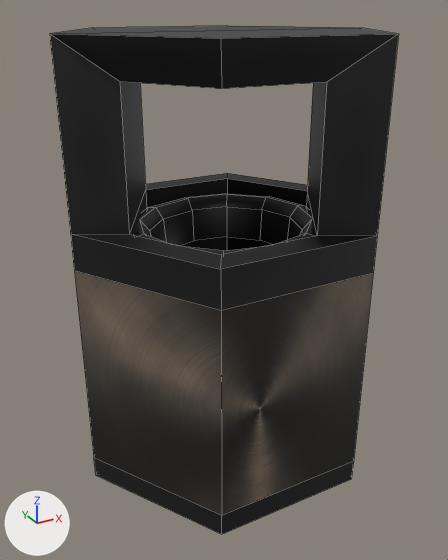
An edit to the FBX model Assets/Prefab/Trashcan.fbx, drawn before and after from the same camera.
Before and after are seen from a 50 mm camera at (-0.1989, -0.3604, 0.1632) aimed at (-0.0036, -0.0052, -0.0144). Lighting does not change. The marker at lower left points along +X, +Y and +Z. Mesh edges are drawn as thin lines. Where no turn or scale is listed for an object, it has been applied to the vertices.

In view in the first picture: 'trashcontainer', 'trashcontainer1'.
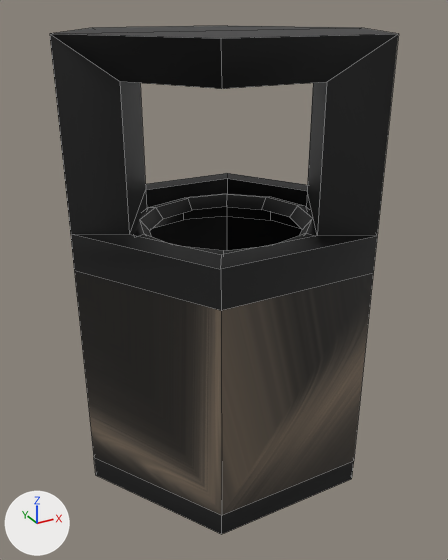
Location of each change, (x1, y1, x2, y2) in pixels of the pictures (448 x 560 px):
part 1 of me_mesh_001, surface changed
    both: (74, 237, 374, 516)
part 2 of me_mesh, deleted (black)
    before: (150, 207, 302, 245)

The edits, one by one:
me_mesh_001 is used by ob_trashcontainer; location (0.0, 0.0, 0.0).
me_mesh_001 had 54 vertices, 54 faces and spanned x -0.108..0.108, y -0.093..0.093, z -0.15..0.15.
me_mesh_001 now has 54 vertices, 52 faces and spans x -0.108..0.108, y -0.093..0.093, z -0.15..0.15.
me_mesh_001 part 1: 45 kept faces spanning x -0.108..0.108, y -0.093..0.093, z -0.15..0.15 get new texture (UV) coordinates.
me_mesh is used by ob_trashcontainer1; location (0.0003, -0.0006, 0.0118).
me_mesh had 72 vertices, 60 faces and spanned x -0.0695..0.0695, y -0.0688..0.0688, z -0.0156..0.0182.
me_mesh now has 60 vertices, 48 faces and spans x -0.0695..0.0695, y -0.0688..0.0688, z -0.003..0.0182.
Part 2, on me_mesh:
12 vertices are removed from x -0.0515..0.0515, y -0.051..0.051, z -0.0156..-0.014.
12 faces are deleted.
